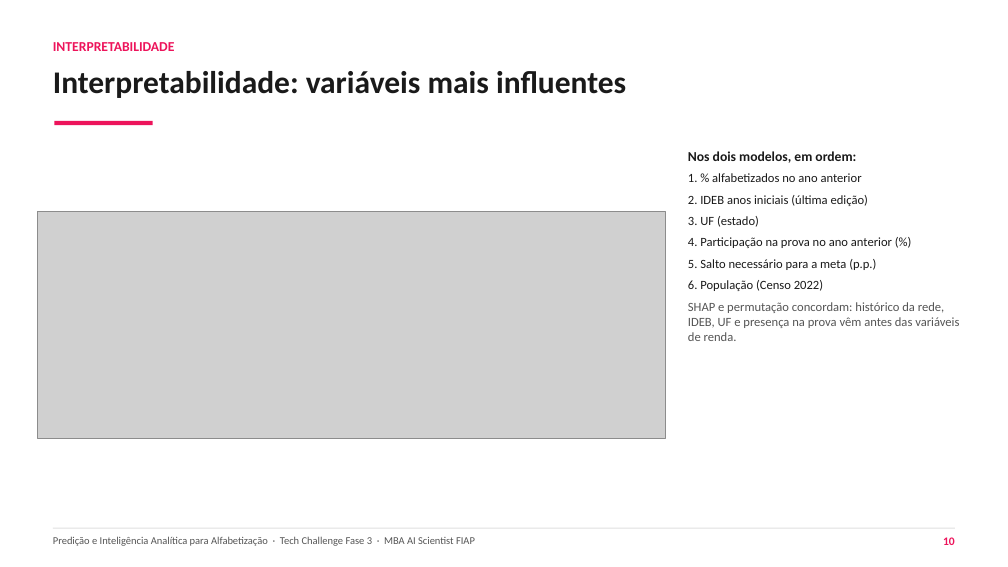
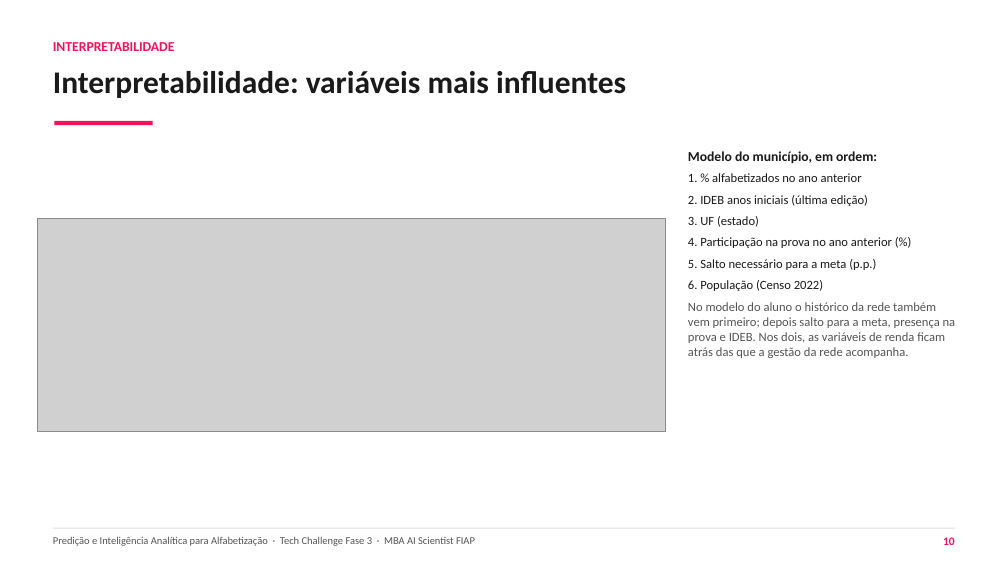
Before and after one commit to guillecosme/fiap-ai-scientist-tech-challenge-fase-03, a slide deck: slide 10 of reports/slides/RM372204 - Guilherme Cosme - Tech Challenge Fase 03.pptx. Drawn at 1008x567 pixels with LibreOffice and Linux fonts; fonts in the diff are those of the drawing; grey boxes stand for pictures. Boxes give left, top, right and bottom in pixels: in the first picture for what was removed or moved away, otherwise in the second. Text is boxed around its words. In the diff, an @@ line names an element or a change of style, - is before the commit and + after.

Commit message:
ajustes no deck: caixa do risco de 2026 sem sobreposicao, lista de fatores por modelo e decimais com virgula

```diff
--- a/reports/slides/RM372204 - Guilherme Cosme - Tech Challenge Fase 03.pptx
+++ b/reports/slides/RM372204 - Guilherme Cosme - Tech Challenge Fase 03.pptx
@@ text at [688,151,877,163]: text changed @@
-Nos dois modelos, em ordem:
+Modelo do município, em ordem:
@@ picture: place and size @@
-picture at [38,212,665,439]
+picture at [38,219,665,431]
@@ text at [688,302,956,358]: text changed @@
-SHAP e permutação concordam: histórico da rede, IDEB, UF e presença na prova vêm antes das variáveis de renda.
+No modelo do aluno o histórico da rede também vem primeiro; depois salto para a meta, presença na prova e IDEB. Nos dois, as variáveis de renda ficam atrás das que a gestão da rede acompanha.
```
Also in this commit, not shown: 4 other slides changed, 1 other file.
